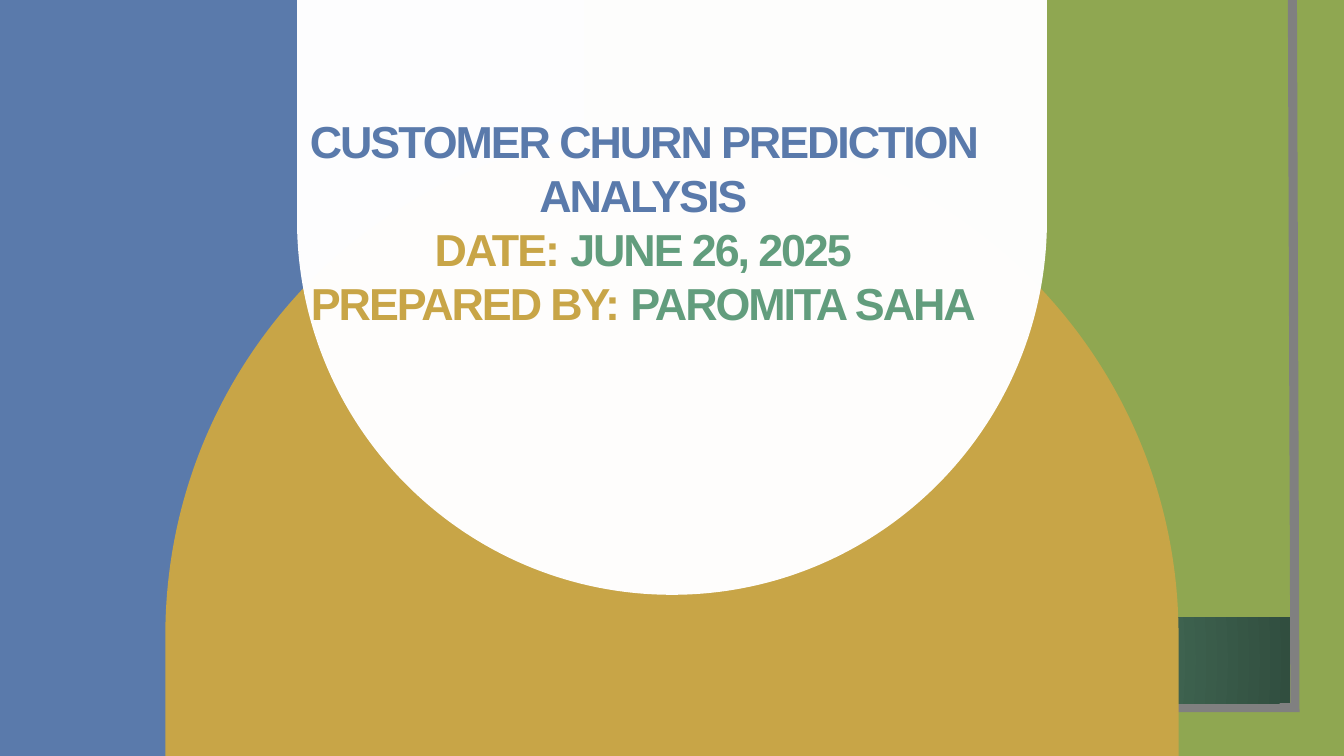
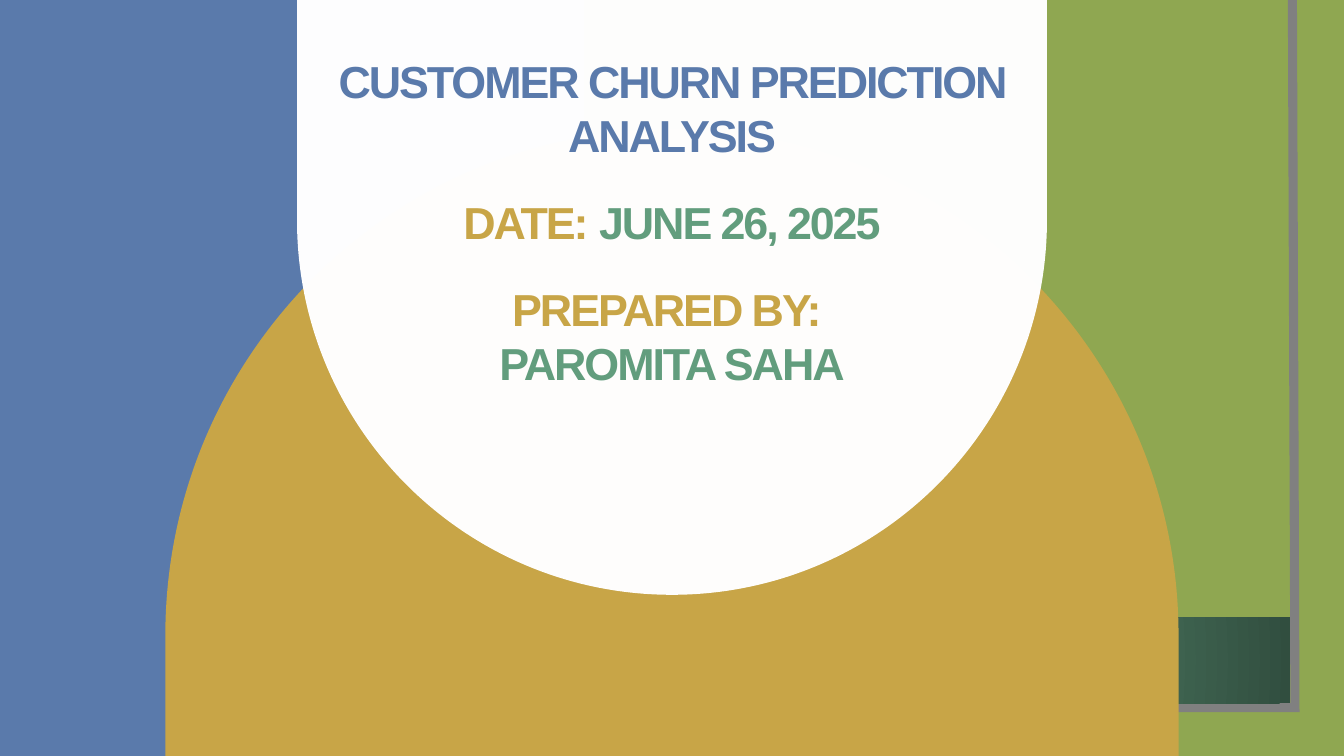
Before and after one commit to Paromita23/InLighn_Tech_Internship, a slide deck: slide 1 of Customer Churn Prediction/Solution/Customer Churn Prediction Analysis.pptx. Drawn at 1344x756 pixels with LibreOffice and Linux fonts; fonts in the diff are those of the drawing; background and template pictures are left out. Boxes give left, top, right and bottom in pixels: in the first picture for what was removed or moved away, otherwise in the second. Text is boxed around its words. In the diff, an @@ line names an element or a change of style, - is before the commit and + after.

```diff
--- a/Customer Churn Prediction/Solution/Customer Churn Prediction Analysis.pptx
+++ b/Customer Churn Prediction/Solution/Customer Churn Prediction Analysis.pptx
@@ title "CUSTOMER CHURN PREDICTION ANALYSIS DATE: ..." rewrapped from (310, 126, 979, 329) to (339, 66, 1008, 381) @@
```
Also in this commit, not shown: 1 other slide changed.
